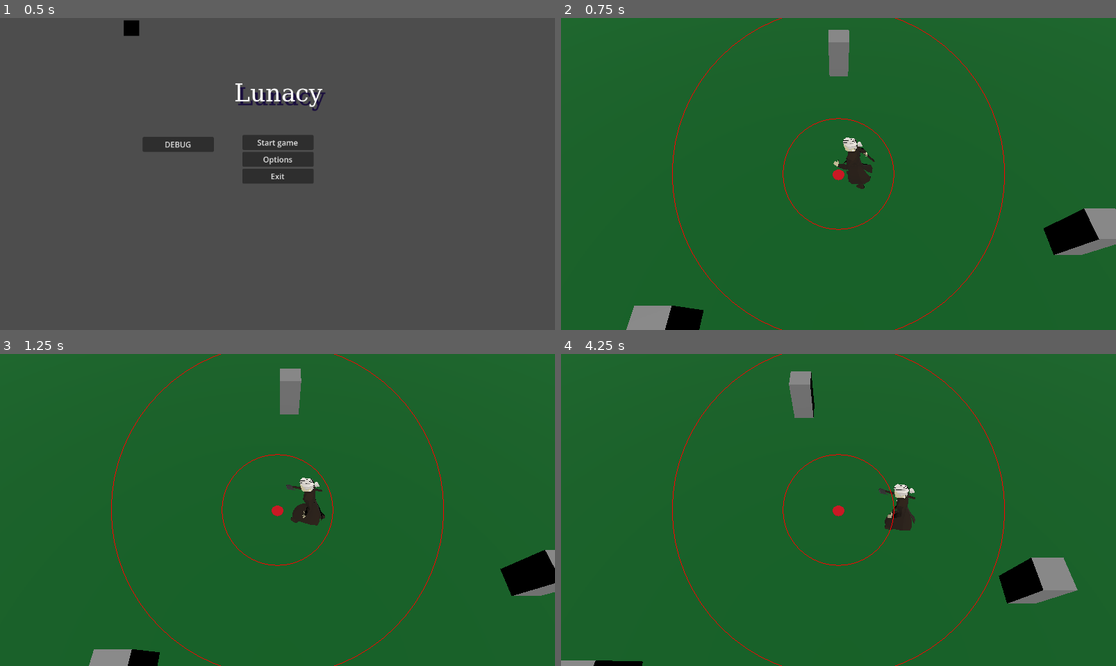
Above: before the commit, frames 1-4 (two rows, left to right).
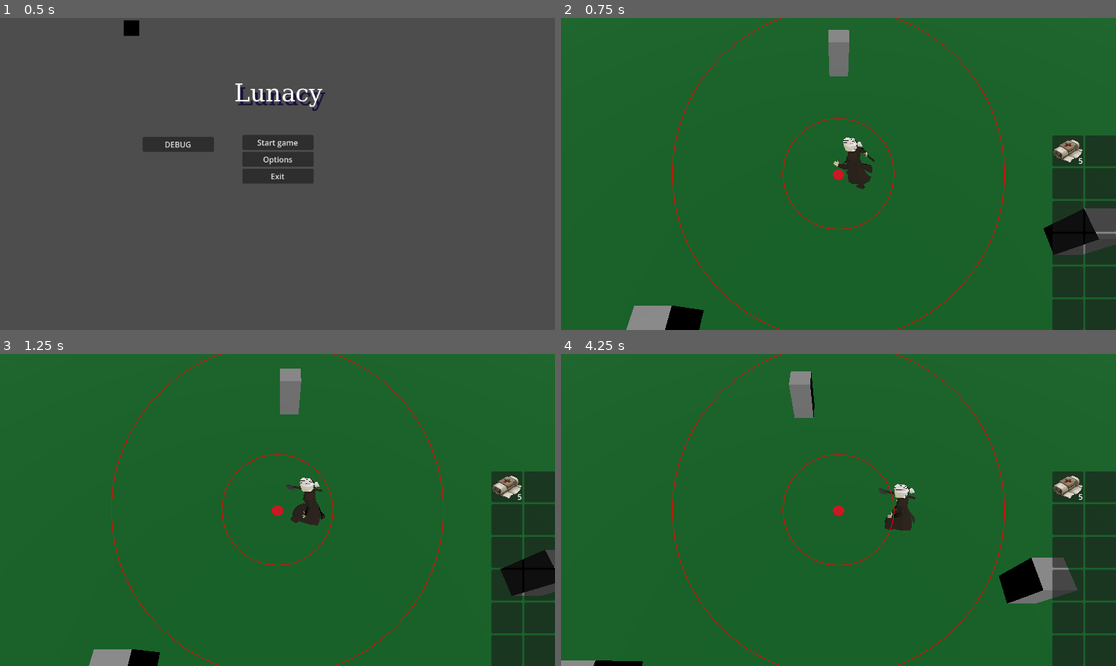
Above: after the commit, the same moments.

Repository: Sufforine/lunacy
Game: Godot game, scene res://scenes/main_menu.tscn
The game is run twice, just before and just after one commit, with the same random seed, the same clock (stepped at 60 frames per second) and the same inputs. Video files are missing from this copy of the repository; at most half a second of black plays in their place.
Inputs (mouse positions are in pixels of both pictures, inside the frame that each line leads up to):
- Up to frame 1 (0.5 s): no input
- Up to frame 2 (0.75 s): click "DEBUG" at 0.5 s
- Up to frame 3 (1.25 s): no input
- Up to frame 4 (4.25 s): move the mouse to (960, 494) at 1.27 s; hold D (move_right) 1.28-2 s; hold Shift 1.28-2 s; click (960, 494) at 1.42 s; drag from (727, 525) to (810, 572) at 2.02 s; move the mouse to (894, 441) at 2.77 s; hold D (move_right) 2.78-3.5 s; hold Shift 2.78-3.5 s; click (894, 441) at 2.92 s; drag from (810, 572) to (672, 463) at 3.52 s

Frame 1 is identical in both runs. In frame 2, 5.9% of the frame differs, in the area x 88-100%, y 37-100%; in frame 3, 5.7%; in frame 4, 6.6%.

Commit message:
Inventory UI

Diff:
--- a/Scenes/Hub/Shop/Shop.tscn
+++ b/Scenes/Hub/Shop/Shop.tscn
@@ -5,33 +5,37 @@
 
 [node name="ShopScene" type="Control" unique_id=1097916710 node_paths=PackedStringArray("card_container")]
 layout_mode = 3
-anchors_preset = 8
-anchor_left = 0.5
-anchor_top = 0.5
-anchor_right = 0.5
-anchor_bottom = 0.5
+anchors_preset = 15
+anchor_right = 1.0
+anchor_bottom = 1.0
 grow_horizontal = 2
 grow_vertical = 2
 script = ExtResource("1_tb7bw")
 card_container = NodePath("HBoxContainer")
 
 [node name="InventoryBase" type="Panel" parent="." unique_id=67755007]
-layout_mode = 0
-offset_left = -354.0
-offset_top = -225.0
-offset_right = 366.0
-offset_bottom = 243.0
+layout_mode = 1
+anchors_preset = 15
+anchor_right = 1.0
+anchor_bottom = 1.0
+grow_horizontal = 2
+grow_vertical = 2
 
 [node name="HBoxContainer" type="HBoxContainer" parent="." unique_id=476803637]
 layout_mode = 0
-offset_left = 231.0
-offset_top = -206.0
-offset_right = 340.0
-offset_bottom = -98.0
+offset_left = 306.0
+offset_top = 160.0
+offset_right = 415.0
+offset_bottom = 268.0
 
 [node name="InventoryUi" parent="." unique_id=309938120 instance=ExtResource("2_1all2")]
-layout_mode = 0
-offset_left = -353.0
-offset_top = 83.0
-offset_right = 52.0
-offset_bottom = 243.0
+layout_mode = 1
+anchors_preset = 2
+anchor_left = 0.0
+anchor_top = 1.0
+anchor_right = 0.0
+anchor_bottom = 1.0
+offset_top = -30.0
+offset_right = 33.0
+grow_horizontal = 1
+grow_vertical = 0
--- a/Scenes/SplitItem.tscn
+++ /dev/null
@@ -1,45 +0,0 @@
-[gd_scene format=3 uid="uid://kgmqf0i1lqjb"]
-
-[node name="main" type="Node2D" unique_id=1760989319]
-
-[node name="Camera2D" type="Camera2D" parent="." unique_id=1263293702]
-
-[node name="Window" type="Window" parent="." unique_id=1574705123]
-oversampling_override = 1.0
-title = "Split item"
-position = Vector2i(0, 36)
-size = Vector2i(400, 200)
-
-[node name="Button" type="Button" parent="Window" unique_id=591520527]
-offset_left = 50.0
-offset_top = 153.0
-offset_right = 158.0
-offset_bottom = 197.0
-text = "confirm"
-
-[node name="Button2" type="Button" parent="Window" unique_id=1818676813]
-offset_left = 243.0
-offset_top = 153.0
-offset_right = 351.0
-offset_bottom = 197.0
-text = "cancel"
-
-[node name="Button3" type="Button" parent="Window" unique_id=280325046]
-offset_left = 119.0
-offset_top = 16.0
-offset_right = 281.0
-offset_bottom = 48.0
-
-[node name="Button4" type="Button" parent="Window" unique_id=784015604]
-offset_left = 148.0
-offset_top = 55.0
-offset_right = 189.0
-offset_bottom = 86.0
-text = "-"
-
-[node name="Button5" type="Button" parent="Window" unique_id=491313015]
-offset_left = 209.0
-offset_top = 55.0
-offset_right = 250.0
-offset_bottom = 86.0
-text = "+"
--- /dev/null
+++ b/Scenes/Widgets/SplitItemDialog/SplitDialog.gd
@@ -0,0 +1,31 @@
+extends PanelContainer
+
+signal confirmed(amount: int)
+
+@onready var input = $VBoxContainer/HBoxContainer/LineEdit
+var current_amount: int = 1
+var max_amount: int = 1
+
+func setup(max_val: int):
+	max_amount = max_val
+	current_amount = 1
+	_update_ui()
+	show()
+
+func _on_plus_pressed():
+	current_amount = min(current_amount + 1, max_amount)
+	_update_ui()
+
+func _on_minus_pressed():
+	current_amount = max(current_amount - 1, 1)
+	_update_ui()
+
+func _update_ui():
+	input.text = str(current_amount)
+
+func _on_ok_pressed():
+	confirmed.emit(current_amount)
+	hide()
+
+func _on_cancel_pressed():
+	hide()
--- /dev/null
+++ b/Scenes/Widgets/SplitItemDialog/SplitItem.tscn
@@ -0,0 +1,78 @@
+[gd_scene format=3 uid="uid://kgmqf0i1lqjb"]
+
+[ext_resource type="Script" uid="uid://buetxfmxtqucr" path="res://scenes/Widgets/SplitItemDialog/SplitDialog.gd" id="1_086rl"]
+
+[node name="SplitDialog" type="PanelContainer" unique_id=865649643]
+anchors_preset = 8
+anchor_left = 0.5
+anchor_top = 0.5
+anchor_right = 0.5
+anchor_bottom = 0.5
+offset_left = -164.25
+offset_top = -68.25
+offset_right = 164.25
+offset_bottom = 68.25
+grow_horizontal = 2
+grow_vertical = 2
+script = ExtResource("1_086rl")
+
+[node name="VBoxContainer" type="VBoxContainer" parent="." unique_id=717031211]
+layout_mode = 2
+size_flags_stretch_ratio = 0.0
+
+[node name="Label" type="Label" parent="VBoxContainer" unique_id=1839541780]
+layout_mode = 2
+text = "Разделение предмета"
+horizontal_alignment = 1
+vertical_alignment = 1
+
+[node name="HBoxContainer" type="HBoxContainer" parent="VBoxContainer" unique_id=667636253]
+layout_mode = 2
+size_flags_vertical = 3
+size_flags_stretch_ratio = 0.16
+alignment = 1
+
+[node name="minus" type="Button" parent="VBoxContainer/HBoxContainer" unique_id=784015604]
+custom_minimum_size = Vector2(20, 10)
+layout_mode = 2
+size_flags_horizontal = 10
+size_flags_vertical = 4
+size_flags_stretch_ratio = 0.75
+theme_override_font_sizes/font_size = 24
+text = "-"
+autowrap_trim_flags = 0
+icon_alignment = 1
+
+[node name="LineEdit" type="LineEdit" parent="VBoxContainer/HBoxContainer" unique_id=837988743]
+layout_mode = 2
+size_flags_horizontal = 6
+size_flags_vertical = 4
+size_flags_stretch_ratio = 1.25
+theme_override_font_sizes/font_size = 24
+
+[node name="plus" type="Button" parent="VBoxContainer/HBoxContainer" unique_id=491313015]
+custom_minimum_size = Vector2(20, 0)
+layout_mode = 2
+size_flags_horizontal = 2
+size_flags_vertical = 4
+size_flags_stretch_ratio = 0.75
+text = "+"
+
+[node name="HBoxContainer2" type="HBoxContainer" parent="VBoxContainer" unique_id=201904463]
+custom_minimum_size = Vector2(0, 30)
+layout_mode = 2
+size_flags_vertical = 3
+size_flags_stretch_ratio = 0.0
+alignment = 1
+
+[node name="confirm" type="Button" parent="VBoxContainer/HBoxContainer2" unique_id=591520527]
+layout_mode = 2
+size_flags_horizontal = 6
+size_flags_stretch_ratio = 20.0
+text = "confirm"
+
+[node name="cancel" type="Button" parent="VBoxContainer/HBoxContainer2" unique_id=1818676813]
+layout_mode = 2
+size_flags_horizontal = 6
+size_flags_stretch_ratio = 20.0
+text = "cancel"
--- a/Scripts/Inventory/UI/InventoryUI.gd
+++ b/Scripts/Inventory/UI/InventoryUI.gd
@@ -4,7 +4,32 @@
 @export var columns: int = 6           # Сколько колонок в ряду
 @export var slot_scene: PackedScene    # Сцена одной ячейки (Slot.tscn)
 
-@onready var grid: GridContainer = $VBoxContainer/ScrollContainer/GridContainer
+enum LayoutSide { BOTTOM_LEFT, BOTTOM_RIGHT, TOP_LEFT, TOP_RIGHT }
+@export var layout_side: LayoutSide = LayoutSide.BOTTOM_LEFT
+
+@onready var grid: GridContainer = $GridContainer
+
+func apply_layout_settings():
+	grid.columns = columns
+
+	match layout_side:
+		LayoutSide.BOTTOM_LEFT:
+			#self.set_anchors_preset(Control.PRESET_BOTTOM_LEFT)
+			grid.set_anchors_and_offsets_preset(Control.PRESET_BOTTOM_LEFT)
+			grid.layout_direction = Control.LAYOUT_DIRECTION_LTR
+
+		LayoutSide.BOTTOM_RIGHT:
+			grid.set_anchors_and_offsets_preset(Control.PRESET_BOTTOM_RIGHT)
+			grid.layout_direction = Control.LAYOUT_DIRECTION_LTR
+
+		LayoutSide.TOP_LEFT:
+			grid.set_anchors_and_offsets_preset(Control.PRESET_TOP_LEFT)
+			grid.layout_direction = Control.LAYOUT_DIRECTION_LTR
+
+		LayoutSide.TOP_RIGHT:
+			grid.set_anchors_and_offsets_preset(Control.PRESET_TOP_RIGHT)
+			grid.layout_direction = Control.LAYOUT_DIRECTION_LTR
+
 
 func _ready():
 	GlobalRefs.player_inventory_root = self
@@ -13,9 +38,8 @@
 		inventory_data.update_slots.connect(refresh_ui)
 		refresh_ui()
 
-
-	# Настраиваем сетку
-	grid.columns = 6
+	apply_layout_settings()
+	#grid.columns = columns
 
 
 func refresh_ui():
--- a/Scripts/Inventory/UI/InventoryUI.tscn
+++ b/Scripts/Inventory/UI/InventoryUI.tscn
@@ -6,31 +6,27 @@
 
 [node name="InventoryUi" type="Control" unique_id=309938120]
 layout_mode = 3
-anchors_preset = 0
-offset_right = 405.0
-offset_bottom = 160.0
+anchors_preset = 8
+anchor_left = 0.5
+anchor_top = 0.5
+anchor_right = 0.5
+anchor_bottom = 0.5
+grow_horizontal = 2
+grow_vertical = 2
 script = ExtResource("1_e0n32")
 inventory_data = ExtResource("2_exhx7")
 slot_scene = ExtResource("2_cd6ey")
+metadata/_edit_use_anchors_ = true
 
-[node name="VBoxContainer" type="VBoxContainer" parent="." unique_id=2137964201]
-layout_direction = 2
-layout_mode = 0
-offset_right = 405.0
-offset_bottom = 160.0
-
-[node name="Label" type="Label" parent="VBoxContainer" unique_id=759432114]
-layout_mode = 2
-text = "Инвентарь"
-
-[node name="ScrollContainer" type="ScrollContainer" parent="VBoxContainer" unique_id=30088571]
-clip_contents = false
-custom_minimum_size = Vector2(0, 132)
-layout_direction = 1
-layout_mode = 2
-
-[node name="GridContainer" type="GridContainer" parent="VBoxContainer/ScrollContainer" unique_id=1426531401]
+[node name="GridContainer" type="GridContainer" parent="." unique_id=1426531401]
 z_index = 100
 z_as_relative = false
-layout_mode = 2
+layout_direction = 2
+layout_mode = 1
+anchors_preset = 2
+anchor_top = 1.0
+anchor_bottom = 1.0
+offset_top = -55.0
+offset_right = 59.0
+grow_vertical = 0
 columns = 6
--- a/scenes/mission.tscn
+++ b/scenes/mission.tscn
@@ -2,7 +2,7 @@
 
 [ext_resource type="PackedScene" uid="uid://mmnrm4wv6kkk" path="res://Scripts/Camera/camera.tscn" id="2_bo1nx"]
 [ext_resource type="PackedScene" uid="uid://vpusio3jposy" path="res://Scripts/Player/animsDull.fbx" id="2_ebncj"]
-[ext_resource type="PackedScene" uid="uid://dwco8nnhhy1wv" path="res://Scenes/Inventory/Inventory.tscn" id="3_cv0tx"]
+[ext_resource type="PackedScene" uid="uid://c6imdrouks1q5" path="res://Scripts/Inventory/UI/InventoryUI.tscn" id="4_0mvd2"]
 [ext_resource type="Script" uid="uid://ifo3cnqiqti7" path="res://Scripts/Player/player.gd" id="4_jjvhh"]
 
 [sub_resource type="StandardMaterial3D" id="StandardMaterial3D_7u77a"]
@@ -39,7 +39,7 @@
 
 [node name="Dullahan" parent="Player" unique_id=1619511346 instance=ExtResource("2_ebncj")]
 
-[node name="Skeleton3D" parent="Player/Dullahan/Armature" parent_id_path=PackedInt32Array(1619511346, 1378042491) index="0" unique_id=771089523]
+[node name="Skeleton3D" parent="Player/Dullahan/Armature" parent_id_path=PackedInt32Array(1619511346, 769455970) index="0" unique_id=488053510]
 bones/0/rotation = Quaternion(6.123235e-17, 1, -8.15358e-24, 1.3315805e-07)
 bones/1/rotation = Quaternion(0.06073066, 0.00063552306, 0.011471939, 0.99808806)
 bones/2/rotation = Quaternion(0.086261936, 0.00051093136, 0.0160482, 0.9961431)
@@ -98,7 +98,7 @@
 [node name="CameraRig" parent="Player" unique_id=1214719725 node_paths=PackedStringArray("player") instance=ExtResource("2_bo1nx")]
 player = NodePath("..")
 
-[node name="Inventory" parent="Player" unique_id=338099603 instance=ExtResource("3_cv0tx")]
+[node name="InventoryUi" parent="Player" unique_id=309938120 instance=ExtResource("4_0mvd2")]
 anchors_preset = 3
 anchor_left = 1.0
 anchor_top = 1.0
@@ -106,7 +106,7 @@
 anchor_bottom = 1.0
 grow_horizontal = 0
 grow_vertical = 0
-rows = 4
-cols = 2
+columns = 2
+layout_side = 1
 
 [editable path="Player/Dullahan"]
Not shown, changed: Input/error.png.import
Not shown, added: Scenes/Widgets/SplitItemDialog/SplitDialog.gd.uid
